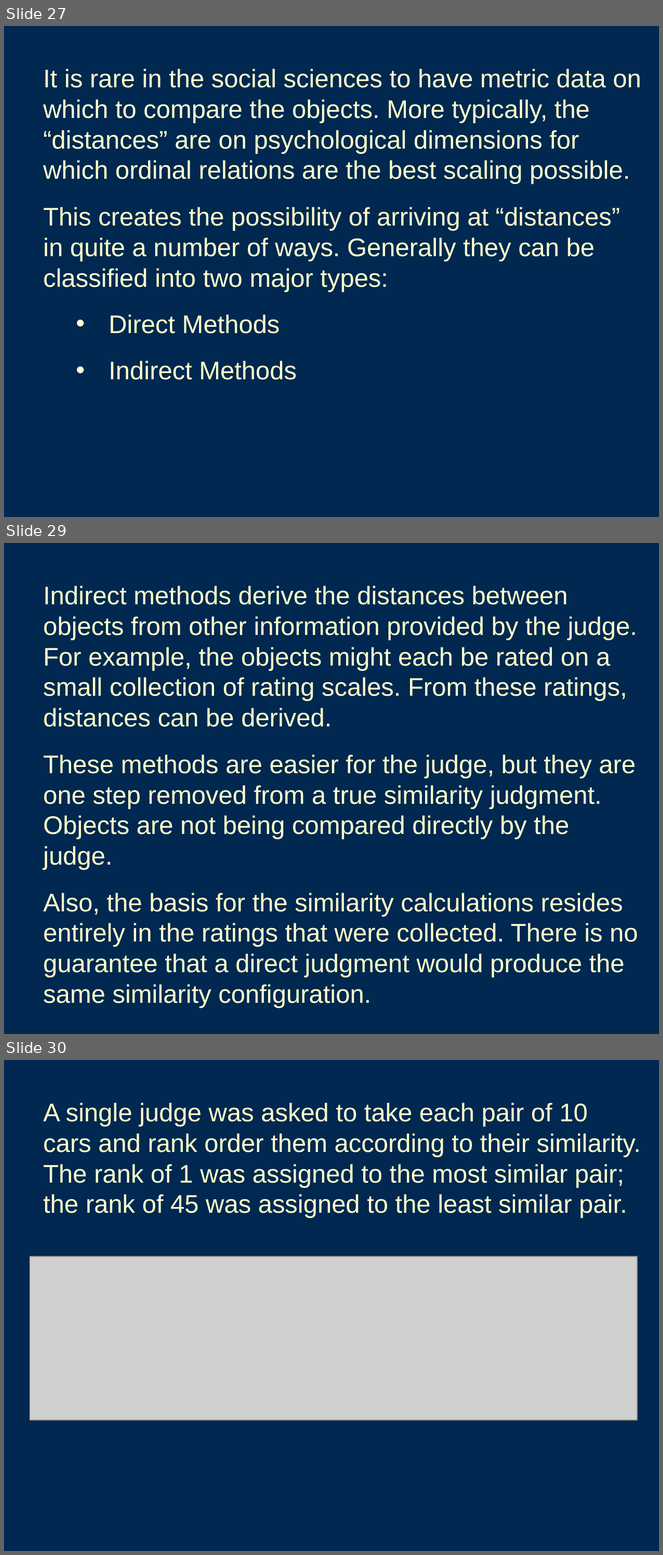
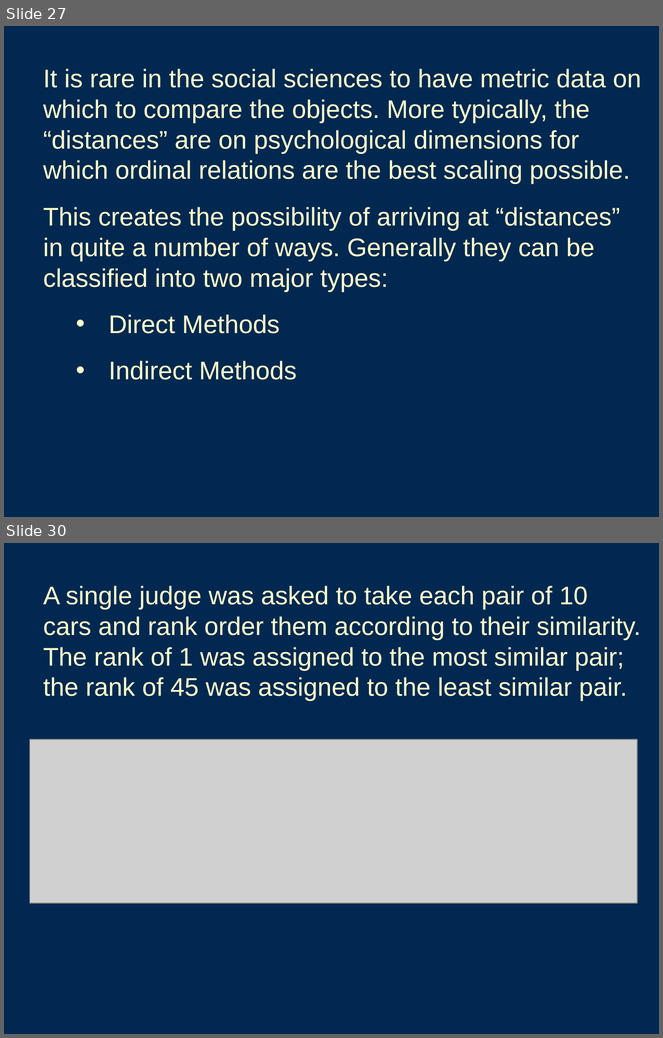
Before and after one commit to emoriebeck/homeworks, a slide deck: multivariate/Class Materials/14 Multidimensional Scaling/MDS_I(1).ppt. Shown one above the other, each under a label of ours: slides 27, 29 and 30 before the commit, slides 27 and 30 after it; the slides between them are not shown. The pictures are 663x1555 and 663x1038 pixels, drawn with LibreOffice and Linux fonts; fonts in the diff are those of the drawing; grey boxes stand for pictures. Boxes give left, top, right and bottom in pixels: in the first picture for what was removed or moved away, otherwise in the second. Text is boxed around its words. In the diff, an @@ line names an element or a change of style, - is before the commit and + after.

```diff
--- a/multivariate/Class Materials/14 Multidimensional Scaling/MDS_I(1).ppt
+++ b/multivariate/Class Materials/14 Multidimensional Scaling/MDS_I(1).ppt
@@ slide 29 removed at (4,543,659,1034), background #002850 @@
@@ text removed at (43,586,638,1008) @@
-Indirect methods derive the distances between objects from other information provided by the judge. For example, the objects might each be rated on a small collection of rating scales. From these ratings, distances can be derived.
-These methods are easier for the judge, but they are one step removed from a true similarity judgment. Objects are not being compared directly by the judge.
-Also, the basis for the similarity calculations resides entirely in the ratings that were collected. There is no guarantee that a direct judgment would produce the same similarity configuration.
```
Also in this commit, not shown: 2 slides added, 1 other slide removed, 6 other files.
